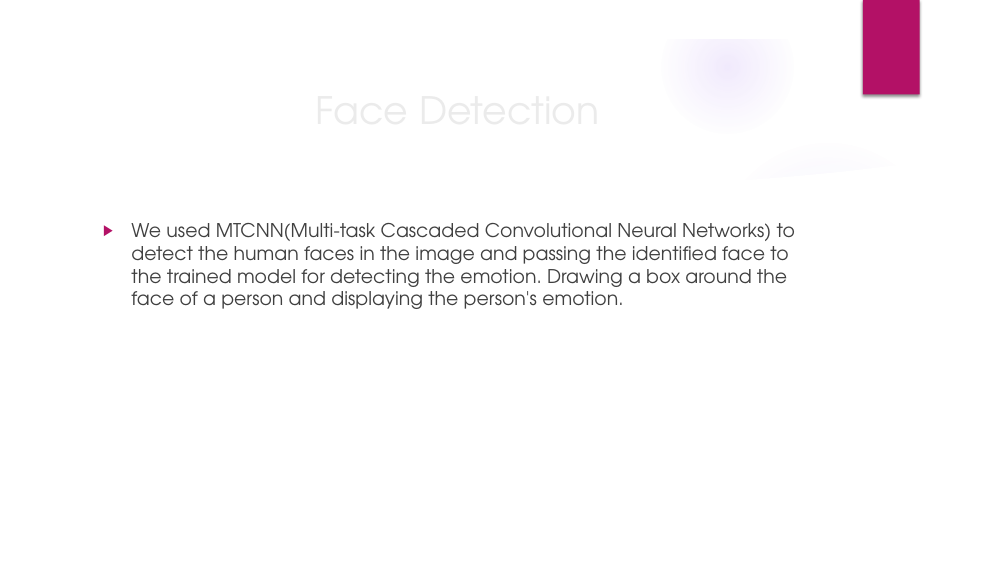
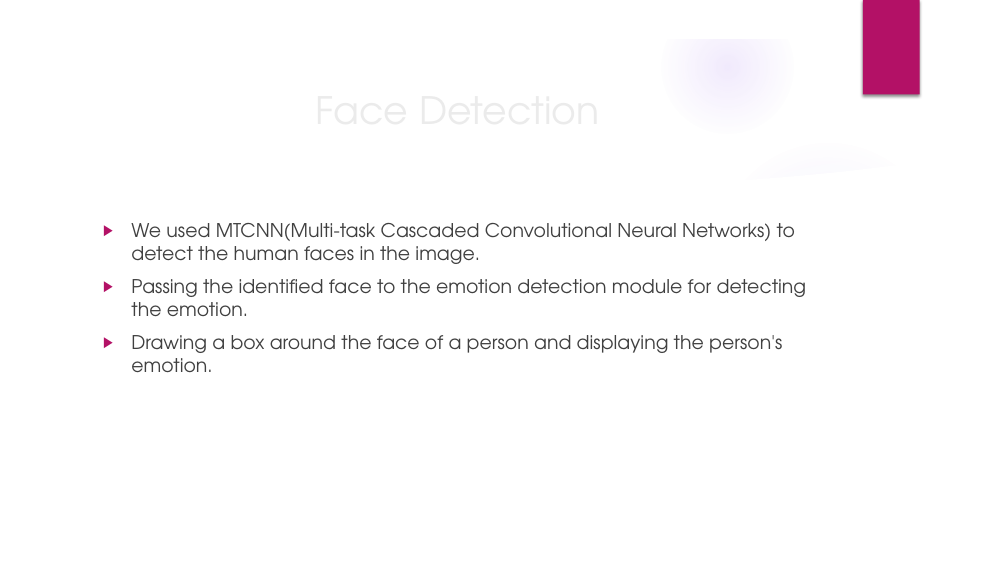
Before and after one commit to OmarIsmail7980/Facial-Expression-Recognition, a slide deck: slide 4 of Project_Presentation.pptx (slide 7 before the commit). Drawn at 1008x567 pixels with LibreOffice and Linux fonts; fonts in the diff are those of the drawing; background and template pictures are left out. Boxes give left, top, right and bottom in pixels: in the first picture for what was removed or moved away, otherwise in the second. Text is boxed around its words. In the diff, an @@ line names an element or a change of style, - is before the commit and + after.

```diff
--- a/Project_Presentation.pptx
+++ b/Project_Presentation.pptx
@@ text at (x1=131, y1=223, x2=807, y2=372): text changed @@
-▶ We used MTCNN(Multi-task Cascaded Convolutional Neural Networks) to detect the human faces in the image and passing the identified face to the trained model for detecting the emotion. Drawing a box around the face of a person and displaying the person's emotion.
+▶ We used MTCNN(Multi-task Cascaded Convolutional Neural Networks) to detect the human faces in the image.
+▶ Passing the identified face to the emotion detection module for detecting the emotion.
+▶ Drawing a box around the face of a person and displaying the person's emotion.
```
Also in this commit, not shown: 7 other slides changed, 3 slides added.
